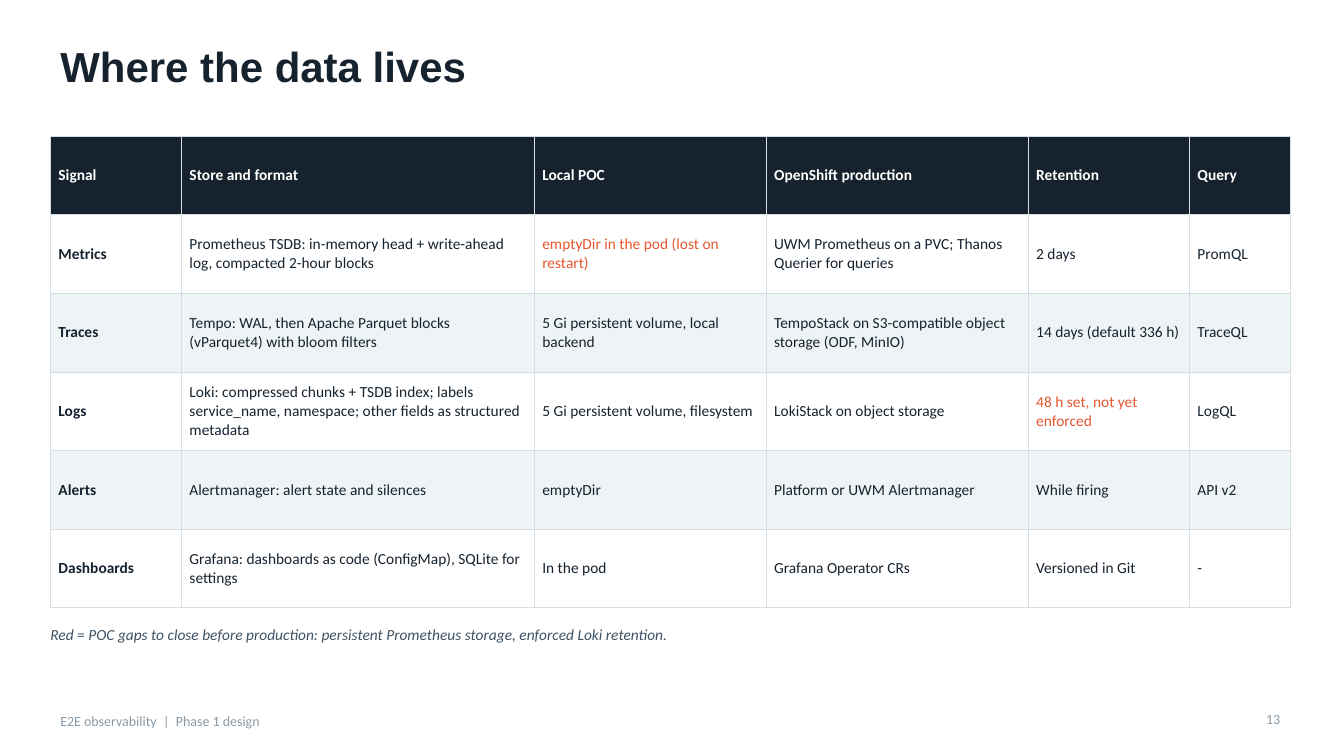
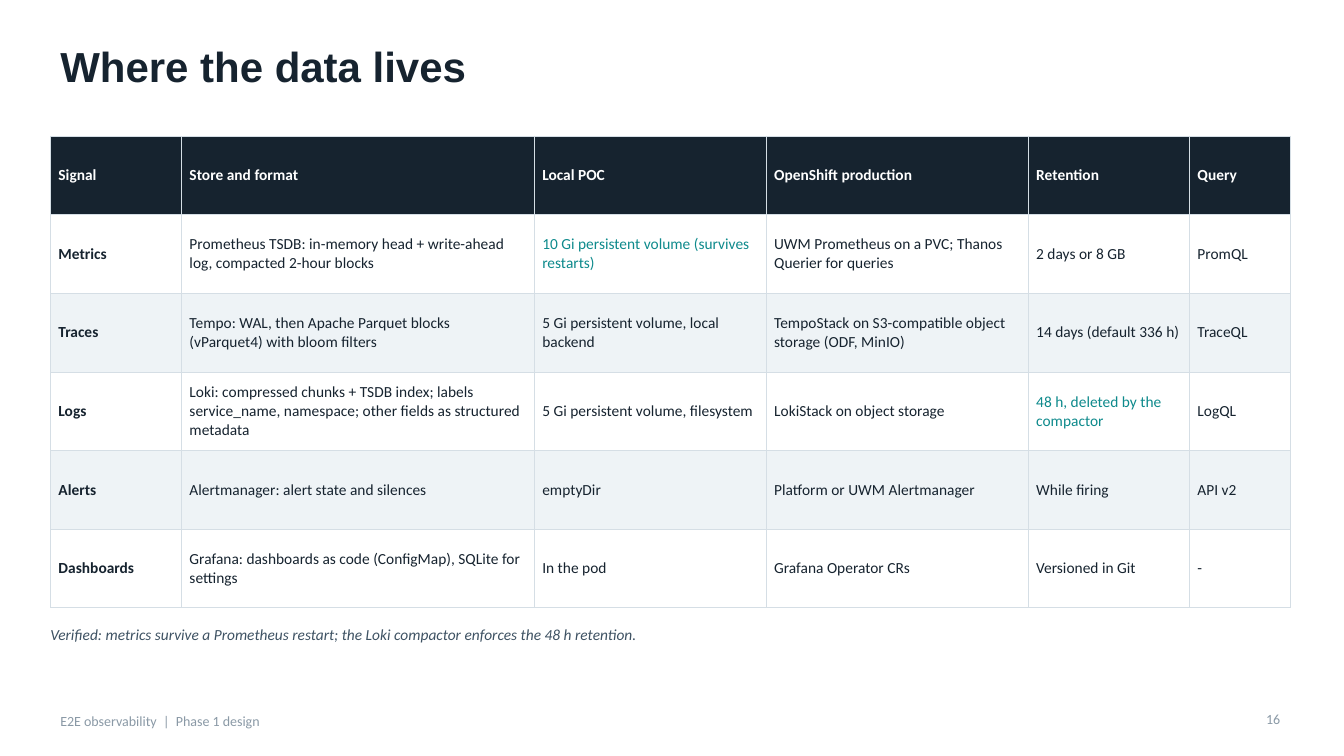
Before and after one commit to canpolatoral/monitoring-poc, a slide deck: slide 16 of docs/e2e_observability_design.pptx (slide 13 before the commit). Drawn at 1344x756 pixels with LibreOffice and Linux fonts; fonts in the diff are those of the drawing. Boxes give left, top, right and bottom in pixels: in the first picture for what was removed or moved away, otherwise in the second. Text is boxed around its words. In the diff, an @@ line names an element or a change of style, - is before the commit and + after.

```diff
--- a/docs/e2e_observability_design.pptx
+++ b/docs/e2e_observability_design.pptx
@@ table at (50,136,1291,608) @@
-row 2, column 3: emptyDir in the pod (lost on restart)
+row 2, column 3: 10 Gi persistent volume (survives restarts)
-row 2, column 5: 2 days
+row 2, column 5: 2 days or 8 GB
-row 4, column 5: 48 h set, not yet enforced
+row 4, column 5: 48 h, deleted by the compactor
@@ text at (50,629,636,643): text changed @@
-Red = POC gaps to close before production: persistent Prometheus storage, enforced Loki retention.
+Verified: metrics survive a Prometheus restart; the Loki compactor enforces the 48 h retention.
@@ page number at (1266,714,1280,724): text changed @@
-13
+16
```
Also in this commit, not shown: 3 other slides changed, 4 slides added, 6 other files.
